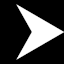
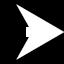
Revision of a layered 64 x 64 image; what changed, layer by layer:
added layer "Body" above "Layer #1" over [26, 27, 32, 37]
